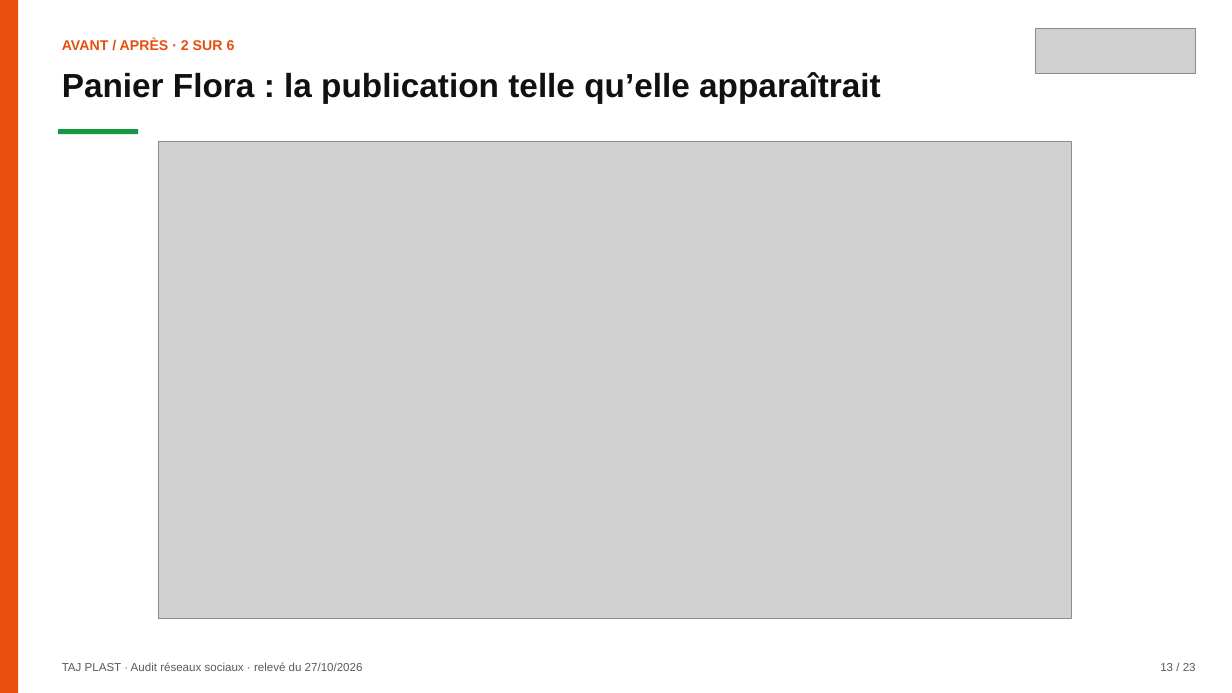
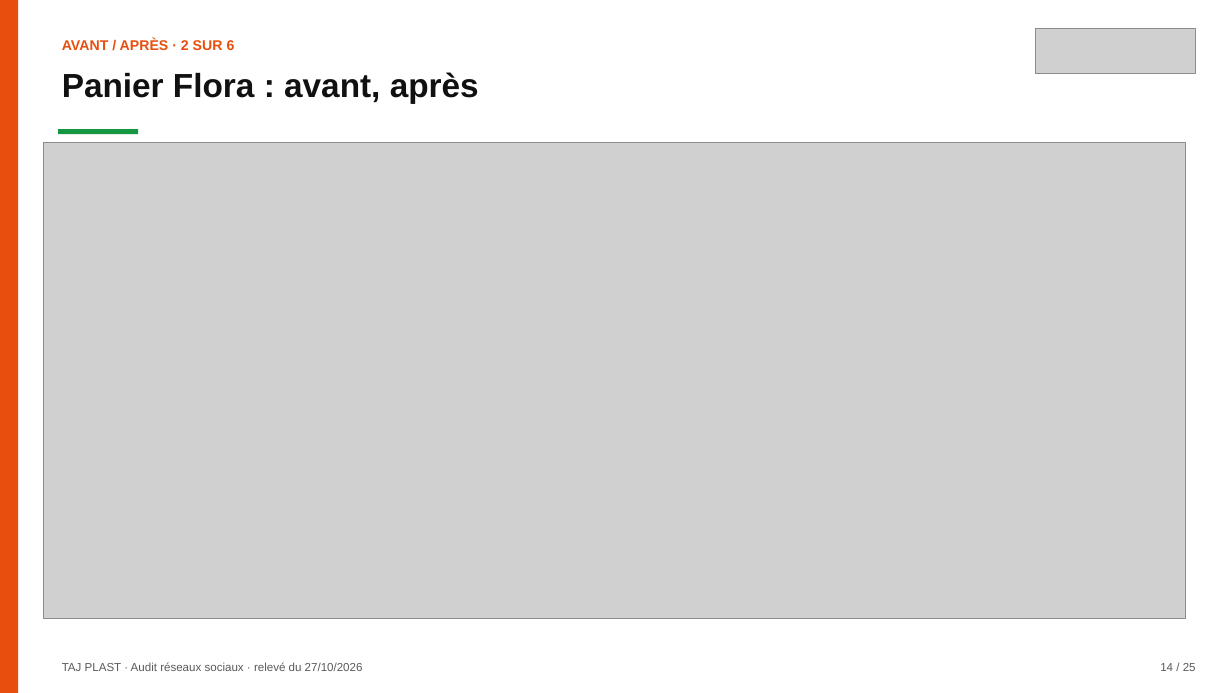
Before and after one commit to leslita06/fatima-unifood-fictif, a slide deck: slide 14 of tmp-tj/261028_tajplast_audit-reseaux-sociaux_v2.pptx (slide 13 before the commit). Drawn at 1232x693 pixels with LibreOffice and Linux fonts; fonts in the diff are those of the drawing; grey boxes stand for pictures. Boxes give left, top, right and bottom in pixels: in the first picture for what was removed or moved away, otherwise in the second. Text is boxed around its words. In the diff, an @@ line names an element or a change of style, - is before the commit and + after.

```diff
--- a/tmp-tj/261028_tajplast_audit-reseaux-sociaux_v2.pptx
+++ b/tmp-tj/261028_tajplast_audit-reseaux-sociaux_v2.pptx
@@ text at [62,72,479,103]: text changed @@
-Panier Flora : la publication telle qu’elle apparaîtrait
+Panier Flora : avant, après
@@ picture: place and size @@
-picture at [158,142,1072,619]
+picture at [43,142,1186,618]
@@ text at [1160,663,1196,671]: text changed @@
-13 / 23
+14 / 25
```
Also in this commit, not shown: 23 other slides changed, 1 slide added.
